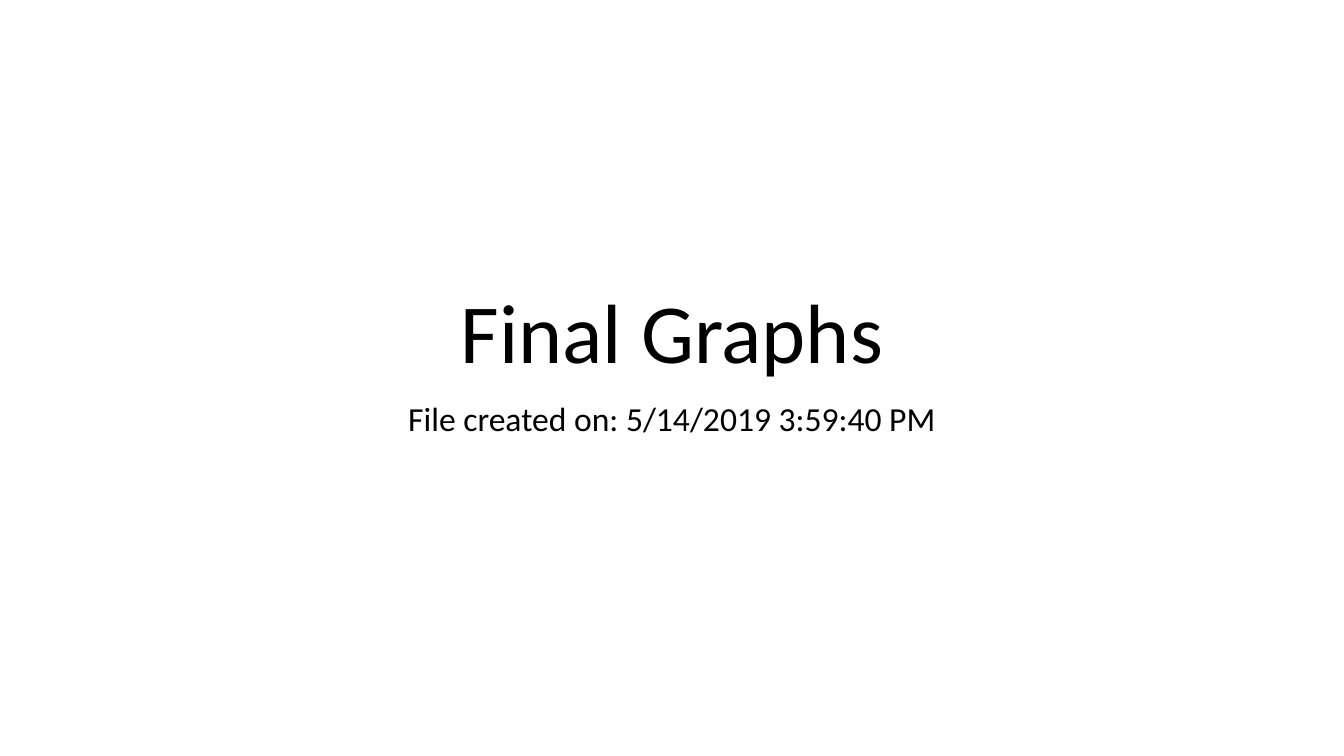
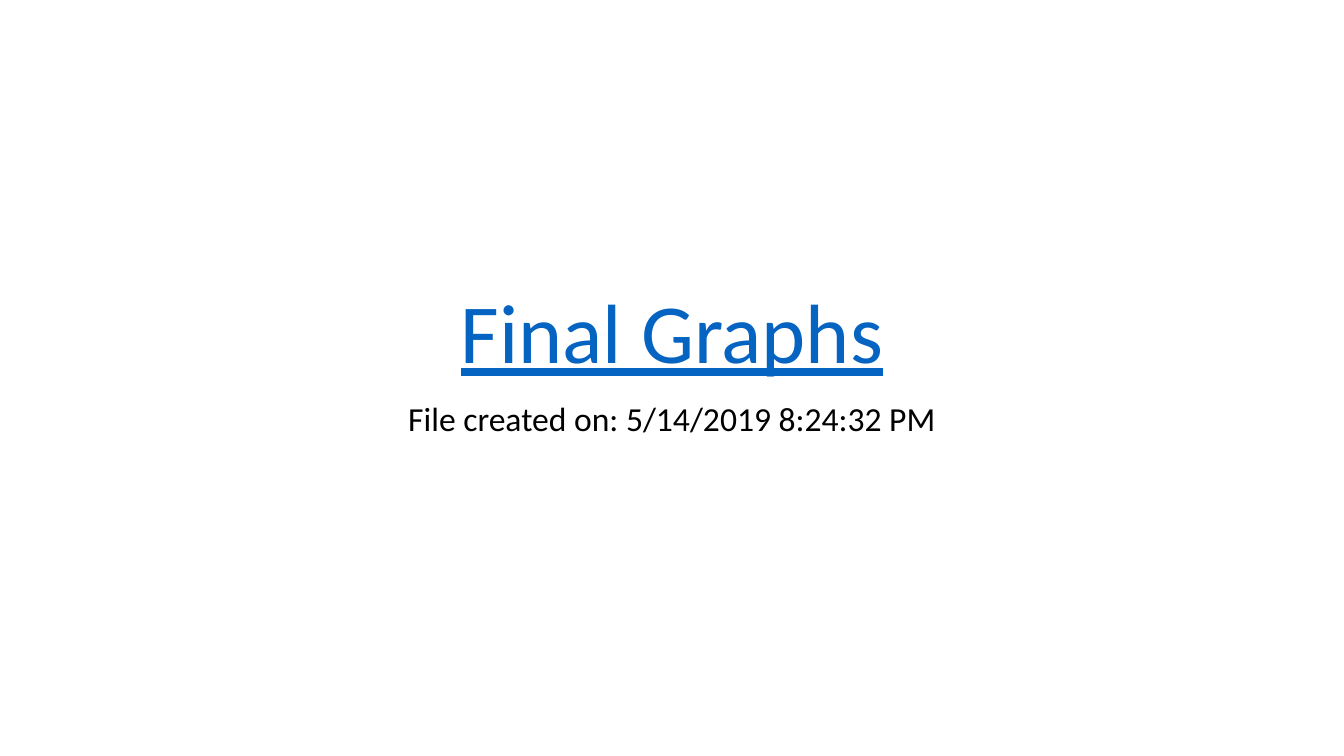
Before and after one commit to CamillaBahr/Final-Project, a slide deck: slide 1 of Cammi's work/final graphs.pptx. Drawn at 1344x756 pixels with LibreOffice and Linux fonts; fonts in the diff are those of the drawing. Boxes give left, top, right and bottom in pixels: in the first picture for what was removed or moved away, otherwise in the second. Text is boxed around its words. In the diff, an @@ line names an element or a change of style, - is before the commit and + after.

```diff
--- a/Cammi's work/final graphs.pptx
+++ b/Cammi's work/final graphs.pptx
@@ title "Final Graphs" at [461, 304, 883, 377]: text colour #000000 to #0563C1, underline on @@
@@ subtitle at [408, 407, 935, 433]: text changed @@
-File created on: 5/14/2019 3:59:40 PM
+File created on: 5/14/2019 8:24:32 PM
```
Also in this commit, not shown: 1 slide added, 17 slides removed.
